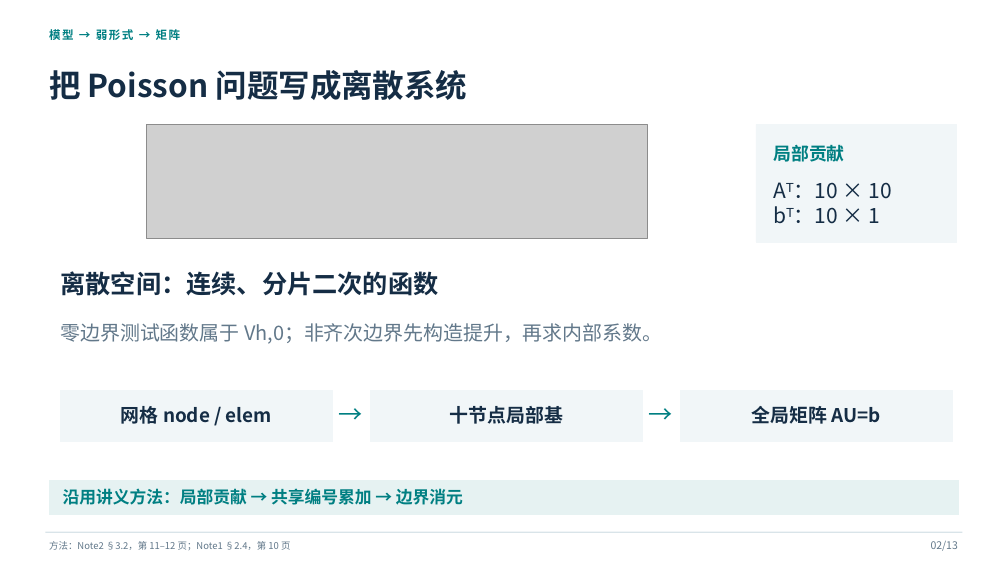
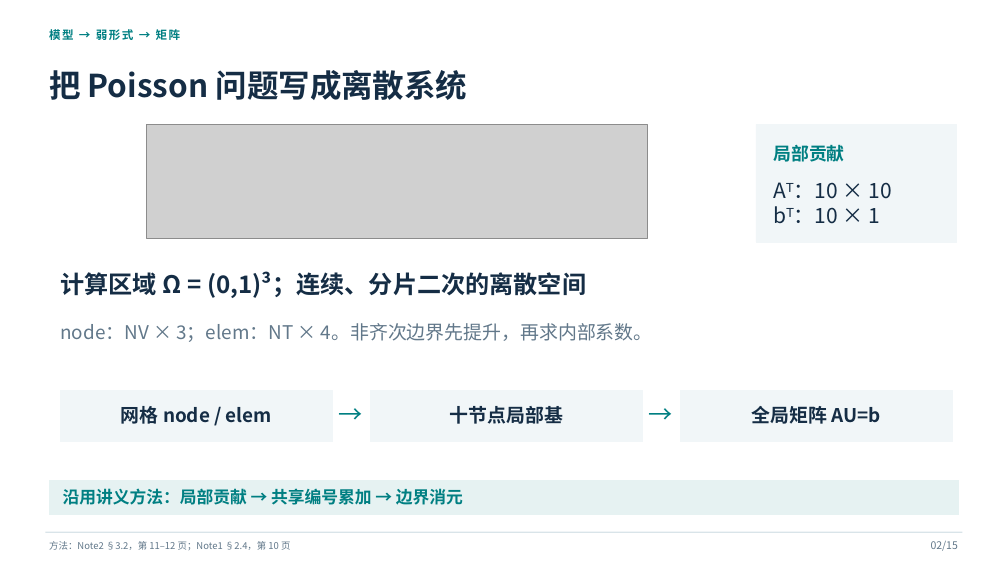
Before and after one commit to Scimoon233/temp, a slide deck: slide 2 of fem-topic10/有限元第十题展示材料/三维四面体P2元_课堂展示.pptx. Drawn at 1008x567 pixels with LibreOffice and Linux fonts; fonts in the diff are those of the drawing; grey boxes stand for pictures. Boxes give left, top, right and bottom in pixels: in the first picture for what was removed or moved away, otherwise in the second. Text is boxed around its words. In the diff, an @@ line names an element or a change of style, - is before the commit and + after.

```diff
--- a/fem-topic10/有限元第十题展示材料/三维四面体P2元_课堂展示.pptx
+++ b/fem-topic10/有限元第十题展示材料/三维四面体P2元_课堂展示.pptx
@@ text at (60, 271, 586, 298): text changed; size 24 to 23 pt @@
-离散空间：连续、分片二次的函数
+计算区域 Ω = (0,1)³；连续、分片二次的离散空间
@@ text at (60, 323, 653, 342): text changed; size 19 to 18 pt @@
-零边界测试函数属于 Vh,0；非齐次边界先构造提升，再求内部系数。
+node：NV × 3；elem：NT × 4。非齐次边界先提升，再求内部系数。
@@ text at (931, 541, 958, 551): text changed @@
-02/13
+02/15
```
Also in this commit, not shown: 11 other slides changed, 3 slides added, 1 slide removed, 14 other files.
